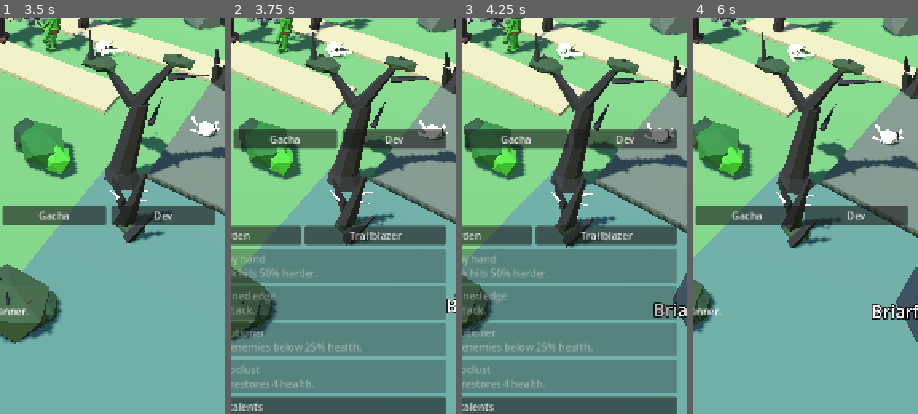
Above: before the commit, frames 1-4 (left to right).
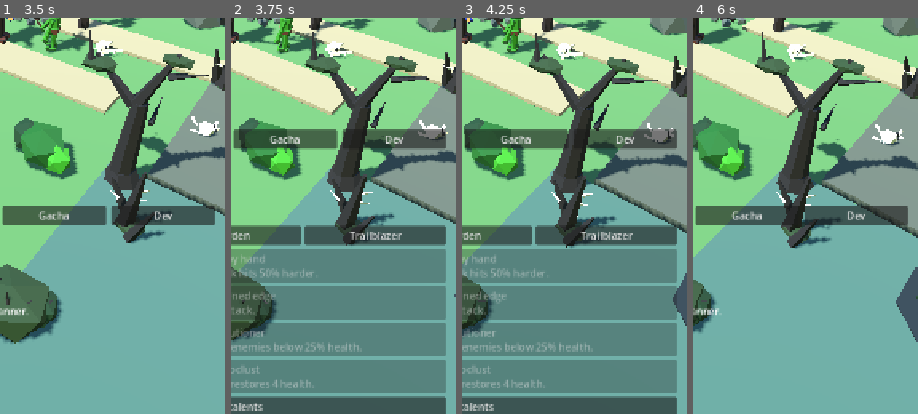
Above: after the commit, the same moments.

Repository: gabebartolo-spec/Idlerpg
Game: Godot game, scene res://main.tscn
Two runs of this game, one before a commit and one after it. Both use one fixed random seed, a clock stepped at 60 frames per second and the inputs below.
Inputs:
- Up to frame 1 (3.5 s): click "Gear" at 0.5 s; click "Gear" at 1.25 s; click "Talents" at 2 s; click "Gear" at 2.75 s
- Up to frame 2 (3.75 s): click "Talents" at 3.5 s
- Up to frame 3 (4.25 s): no input
- Up to frame 4 (6 s): click "Talents" at 4.25 s; click "Gacha" at 5 s; click "Gear" at 5.75 s
The pictures show only the part of the screen within x 50-100%, y 50-100%; the shares and areas given below are measured in that part.

Frame 1 is identical in both runs. In frame 2, 0.1% of the frame differs, in the area x 95-100%, y 70-75%; in frame 3, 0.5%; in frame 4, 0.7%, in the area x 79-100%, y 72-77%.

Commit message:
Remove the floating Briarfen label
The label sat at the zone centre and read oddly from other camera
positions, such as during the boss fight at the lair. The zone is now
identified by its props and the quest text.

Co-Authored-By: Claude Fable 5.1 <noreply@anthropic.com>

Diff:
--- a/src/main.gd
+++ b/src/main.gd
@@ -265,14 +265,6 @@
 	_add_prop("briar_thorn", lair + Vector3(-1.7, 0.0, -1.5), 60.0, 1.1)
 	_add_prop("bone_pile", lair + Vector3(-1.6, 0.0, 0.2), 120.0)
 
-	var marker := Label3D.new()
-	marker.text = "Briarfen"
-	marker.position = sim.BRIARFEN_POSITION + Vector3(0.0, 1.8, 0.0)
-	marker.font_size = 30
-	marker.outline_size = 7
-	marker.billboard = BaseMaterial3D.BILLBOARD_ENABLED
-	world.add_child(marker)
-
 func _build_hero() -> Node3D:
 	var hero: Node3D = CharacterVisualScript.new()
 	hero.name = "Adventurer"
